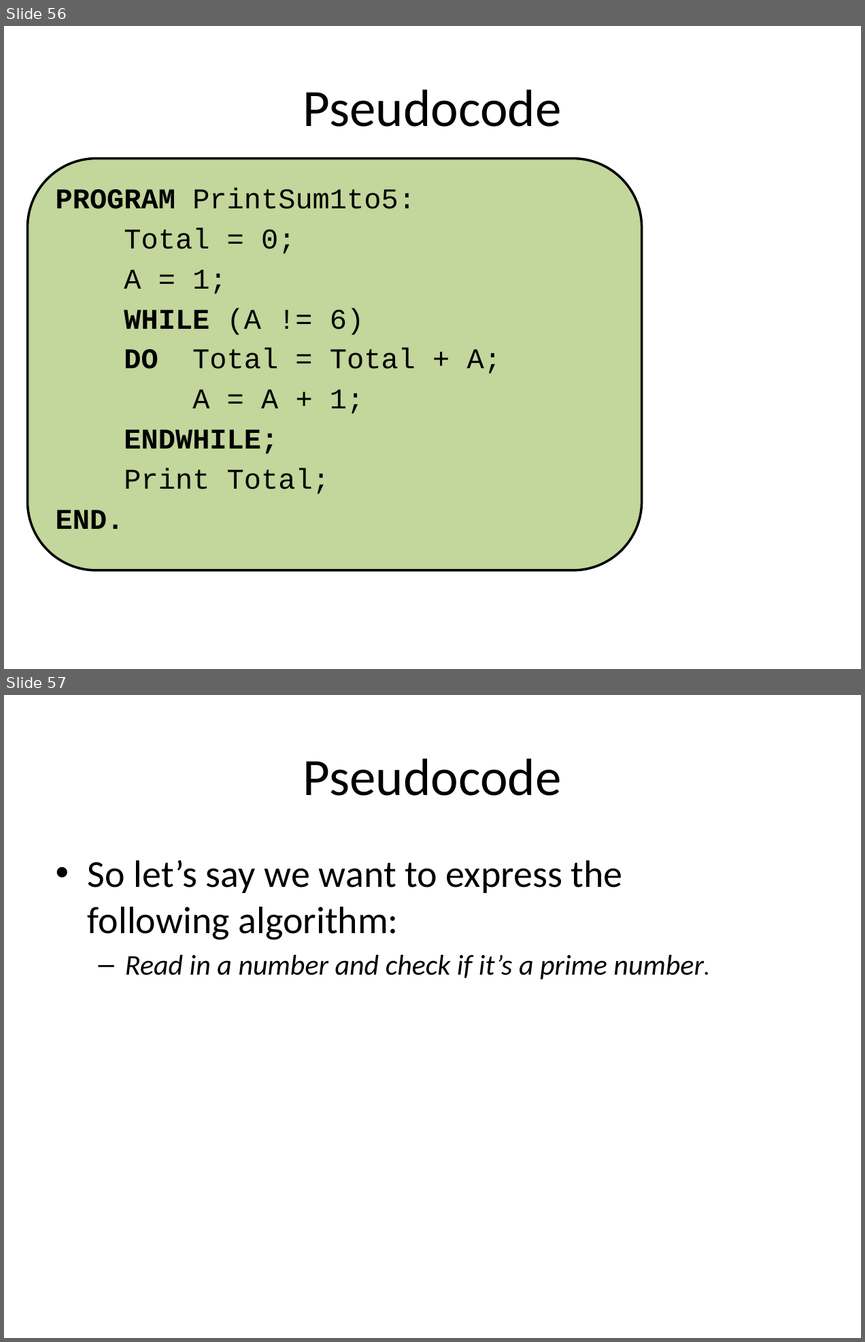
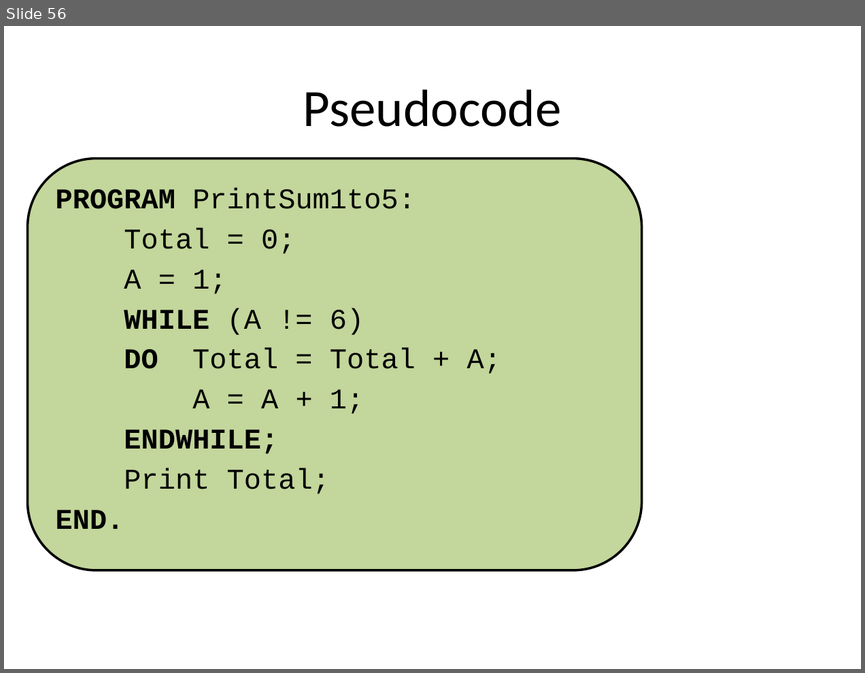
Before and after one commit to cloudbase1/FRCProrammingElective, a slide deck: pseudocodePresentation.pptx. Shown one above the other, each under a label of ours: slides 56 and 57 before the commit, slide 56 after it. The pictures are 865x1342 and 865x673 pixels, drawn with LibreOffice and Linux fonts; fonts in the diff are those of the drawing. Boxes give left, top, right and bottom in pixels: in the first picture for what was removed or moved away, otherwise in the second. Text is boxed around its words. In the diff, an @@ line names an element or a change of style, - is before the commit and + after.

```diff
--- a/pseudocodePresentation.pptx
+++ b/pseudocodePresentation.pptx
@@ slide 57 removed at <box>4,695,861,1338</box>, background #FFFFFF @@
@@ title removed at <box>303,758,562,796</box> @@
-Pseudocode
@@ text removed at <box>88,860,703,979</box> @@
-• So let’s say we want to express the following algorithm:
-  – Read in a number and check if it’s a prime number.
```
Also in this commit, not shown: 1 slide changed, 2 slides added, 7 other slides removed, 3 other files.
